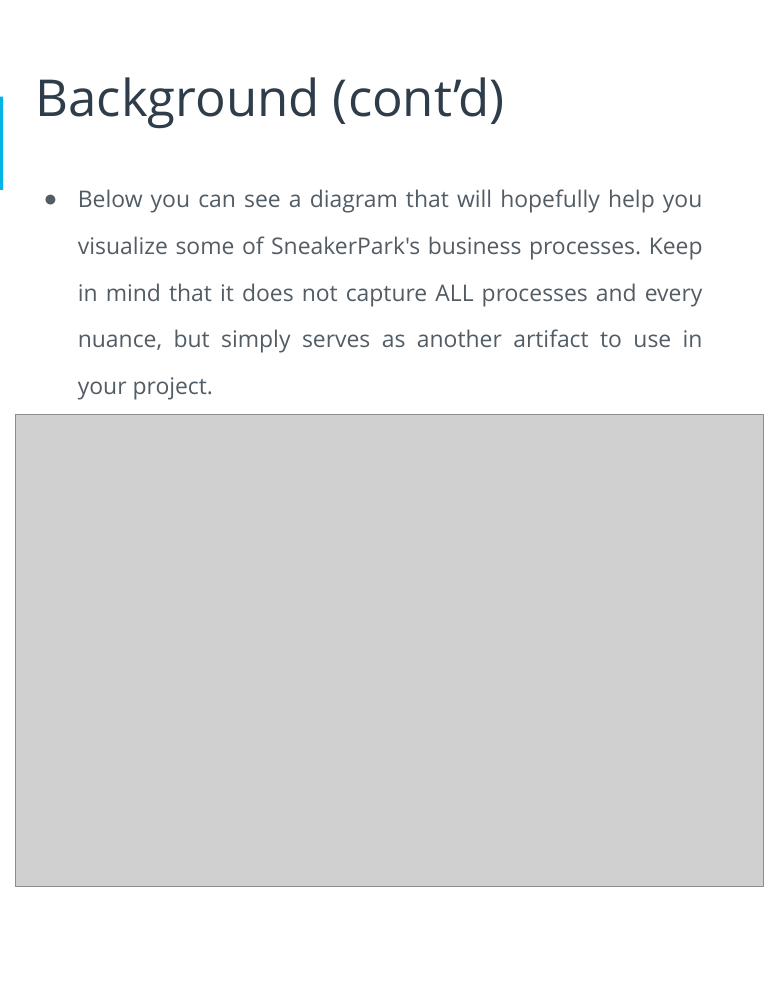
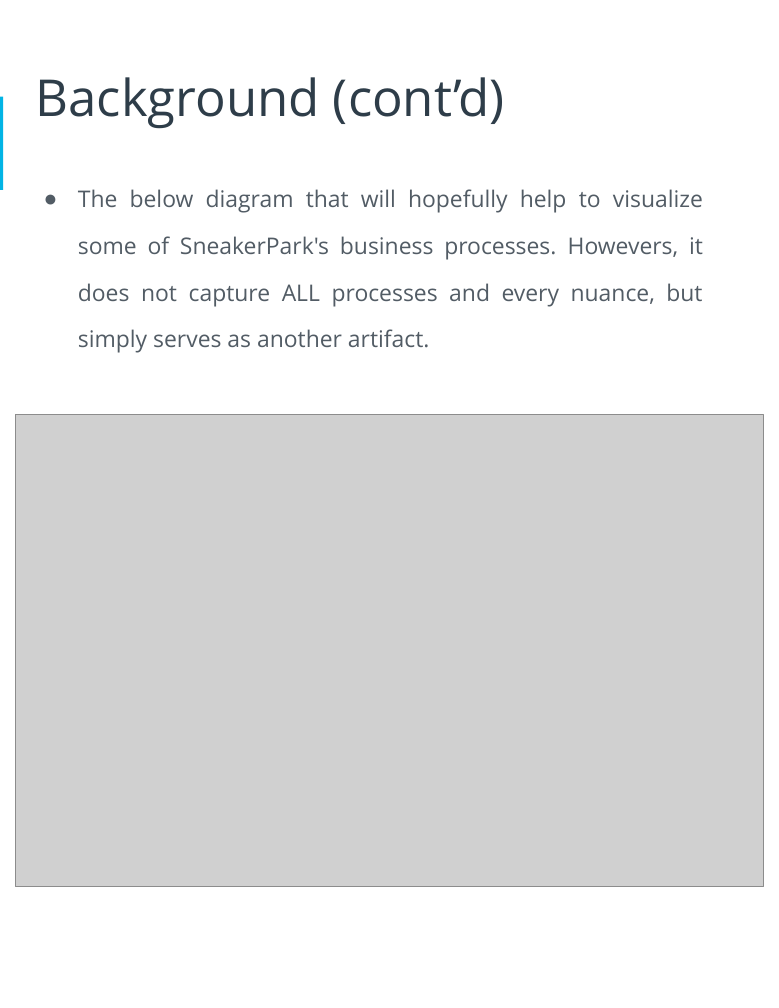
Before and after one commit to fuongcao/udacity-data-achitect, a slide deck: slide 5 of 4- Data Governance at SneakerPark/DataGovernanceAtSneakerPark.pptx. Drawn at 779x1008 pixels with LibreOffice and Linux fonts; fonts in the diff are those of the drawing; grey boxes stand for pictures. Boxes give left, top, right and bottom in pixels: in the first picture for what was removed or moved away, otherwise in the second. Text is boxed around its words. In the diff, an @@ line names an element or a change of style, - is before the commit and + after.

```diff
--- a/4- Data Governance at SneakerPark/DataGovernanceAtSneakerPark.pptx
+++ b/4- Data Governance at SneakerPark/DataGovernanceAtSneakerPark.pptx
@@ text at [78, 189, 703, 353]: text changed @@
-● Below you can see a diagram that will hopefully help you visualize some of SneakerPark's business processes. Keep in mind that it does not capture ALL processes and every nuance, but simply serves as another artifact to use in your project.
+● The below diagram that will hopefully help to visualize some of SneakerPark's business processes. Howevers, it does not capture ALL processes and every nuance, but simply serves as another artifact.
```
Also in this commit, not shown: 1 other slide changed, 1 slide added, 1 slide removed, 5 other files.
